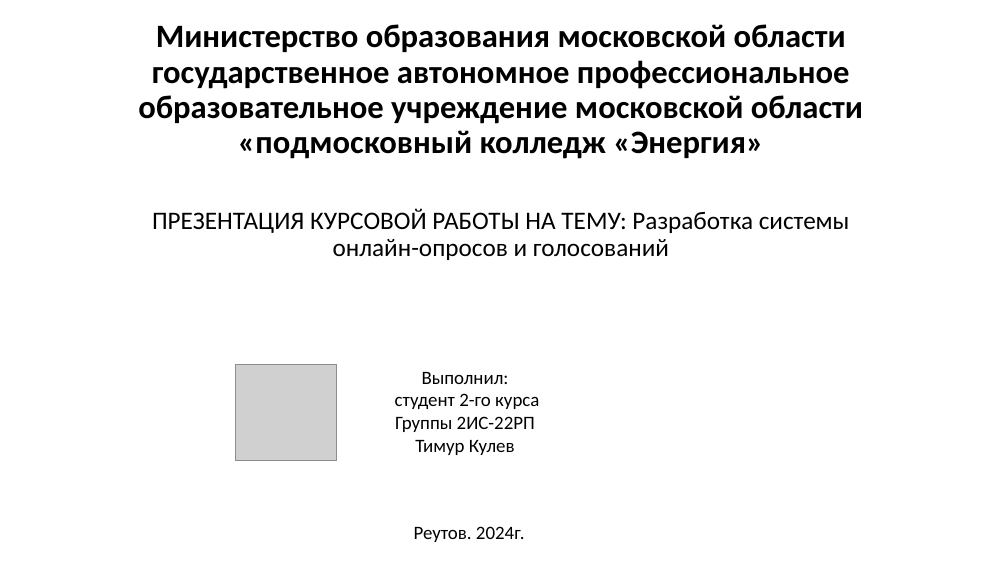
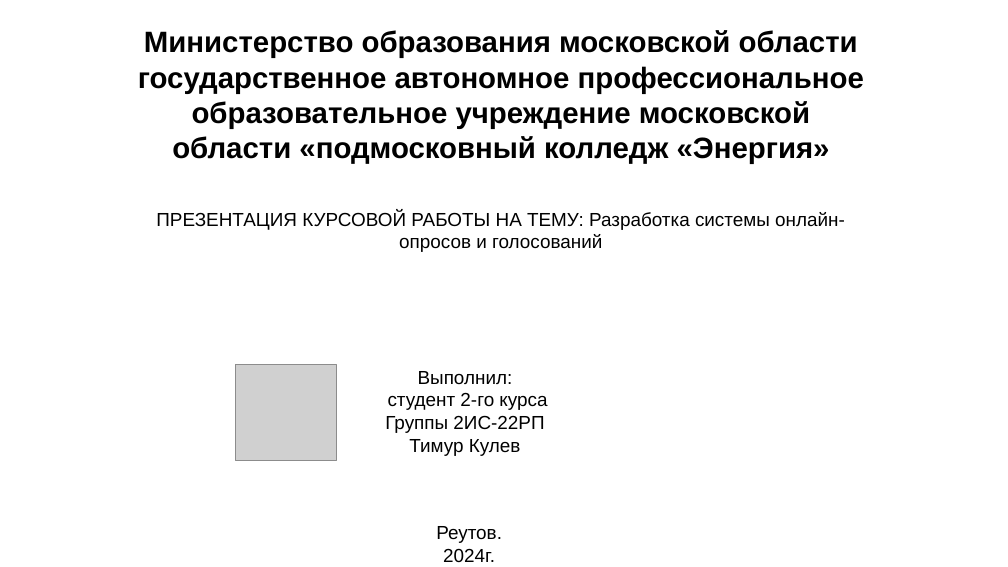
Before and after one commit to huggegg/kursa4, a slide deck: slide 1 of документы курсовой/проект.pptx. Drawn at 1008x567 pixels with LibreOffice and Linux fonts; fonts in the diff are those of the drawing; grey boxes stand for pictures. Boxes give left, top, right and bottom in pixels: in the first picture for what was removed or moved away, otherwise in the second. Text is boxed around its words. In the diff, an @@ line names an element or a change of style, - is before the commit and + after.

```diff
--- a/документы курсовой/проект.pptx
+++ b/документы курсовой/проект.pptx
@@ title "Министерство образования московской области государственное ..." at box(138, 30, 864, 164): size 31.1 to 28 pt, font Calibri to Arial; line spacing 0.9 to 1 @@
@@ subtitle "ПРЕЗЕНТАЦИЯ КУРСОВОЙ РАБОТЫ НА ТЕМУ: ..." at box(156, 211, 845, 252): size 24 to 18 pt, font Calibri to Arial; line spacing 0.9 to 1; less space between paragraphs @@
@@ text "Выполнил:" at box(385, 371, 547, 456): font Calibri to Arial @@
@@ text "Реутов. 2024г." at box(436, 526, 502, 562): font Calibri to Arial @@
```
Also in this commit, not shown: 8 other slides changed, 5 slides added, 4 slides removed.
